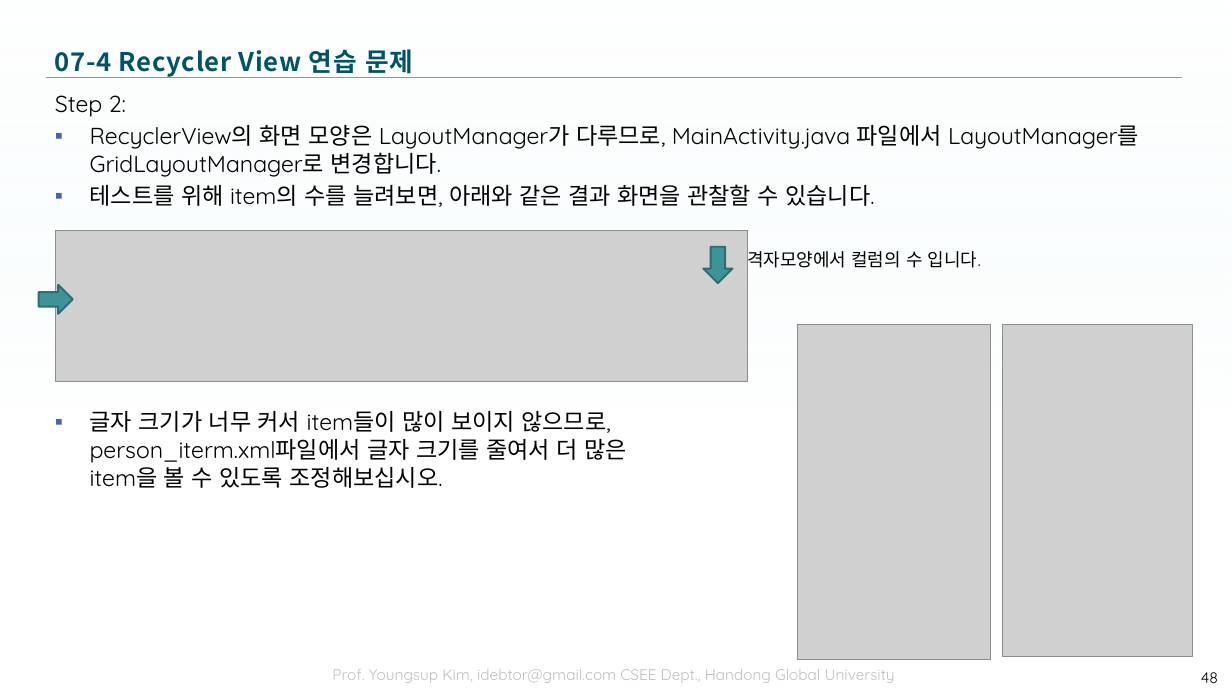
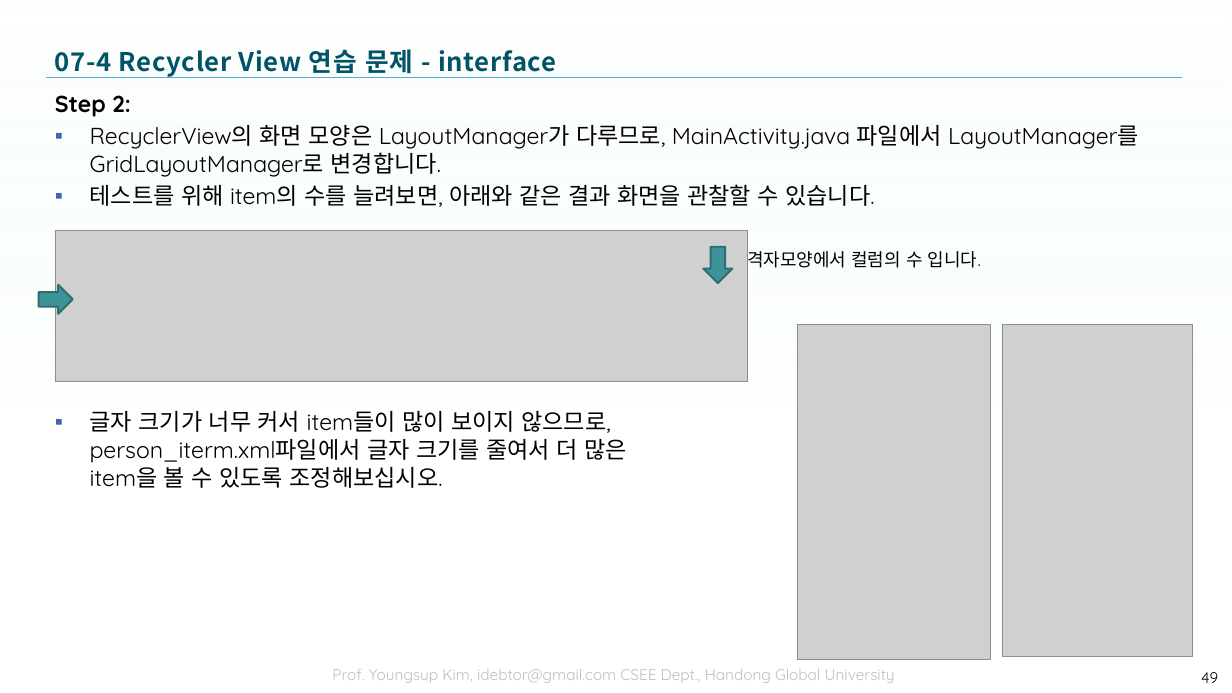
Before and after one commit to tae7841/HuStarAS, a slide deck: slide 49 of ppts/07Widget.pptx (slide 48 before the commit). Drawn at 1232x693 pixels with LibreOffice and Linux fonts; fonts in the diff are those of the drawing; grey boxes stand for pictures; background and template pictures are left out. Boxes give left, top, right and bottom in pixels: in the first picture for what was removed or moved away, otherwise in the second. Text is boxed around its words. In the diff, an @@ line names an element or a change of style, - is before the commit and + after.

```diff
--- a/ppts/07Widget.pptx
+++ b/ppts/07Widget.pptx
@@ title at [55,49,556,78]: text changed @@
-07-4 Recycler View 연습 문제
+07-4 Recycler View 연습 문제 - interface
@@ text at [55,95,131,117]: bold on in "Step 2:" @@
@@ page number at [1201,672,1218,683]: text changed @@
-48
+49
```
Also in this commit, not shown: 13 other slides changed, 1 slide added, 1 other file.
